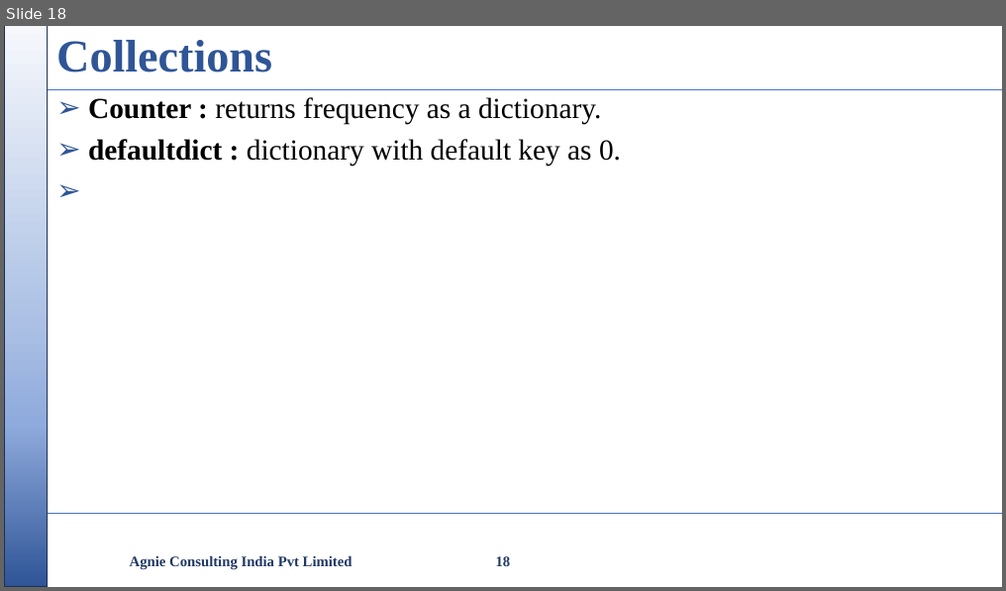
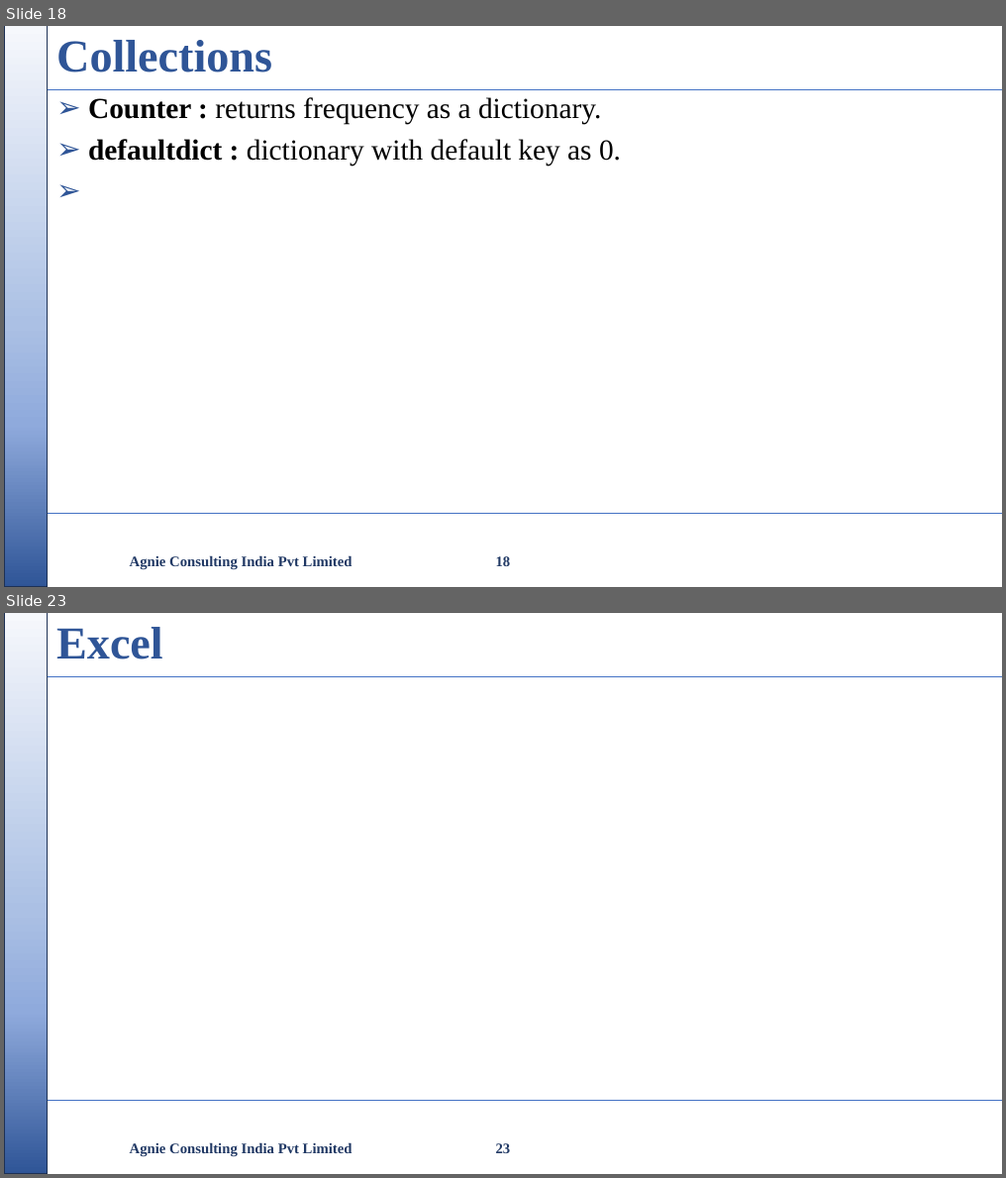
Before and after one commit to nikishdaniel1-del/Python-Cls, a slide deck: python class/Python Class.pptx. Shown one above the other, each under a label of ours: slide 18 before the commit, slides 18 and 23 after it; the slides between them are not shown. The pictures are 1006x591 and 1006x1178 pixels, drawn with LibreOffice and Linux fonts; fonts in the diff are those of the drawing; background and template pictures are left out. Boxes give left, top, right and bottom in pixels: in the first picture for what was removed or moved away, otherwise in the second. Text is boxed around its words. In the diff, an @@ line names an element or a change of style, - is before the commit and + after.

```diff
--- a/python class/Python Class.pptx
+++ b/python class/Python Class.pptx
@@ slide 23 added at [4,613,1002,1174], background #FFFFFF; not listed: 3 template elements that a slide beside it also shows @@
@@ title added at [56,627,163,660], 44 pt, text #2F5597, bold @@
+Excel
@@ text added at [130,1143,352,1157], 14 pt, text #203864, bold @@
+Agnie Consulting India Pvt Limited
@@ page number added at [496,1144,511,1154], 14 pt, text #203864, bold @@
+23
```
Also in this commit, not shown: 4 slides changed, 12 other slides added, 2 other files.
